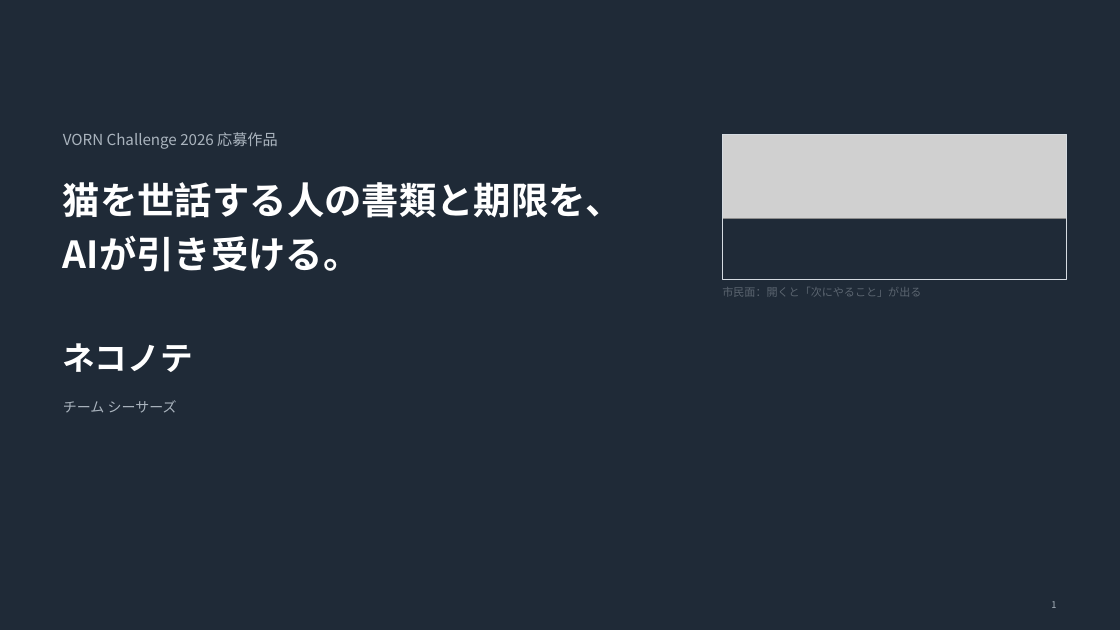
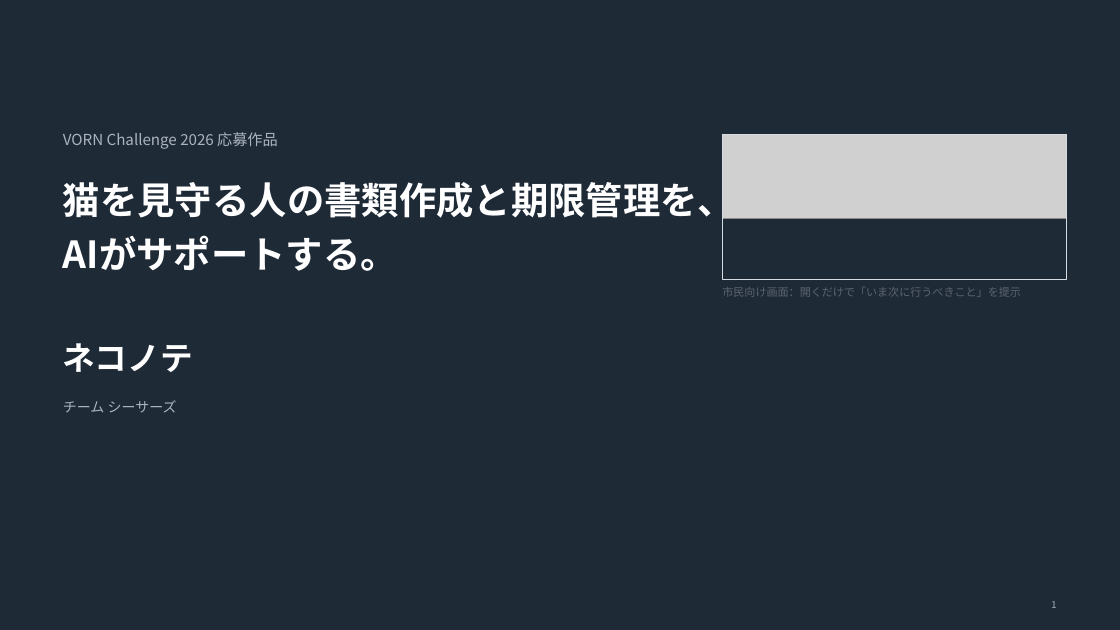
Before and after one commit to tsurutontan634/VORN, a slide deck: slide 1 of docs/deck3/nekonote_VORN2026.pptx. Drawn at 1120x630 pixels with LibreOffice and Linux fonts; fonts in the diff are those of the drawing; grey boxes stand for pictures. Boxes give left, top, right and bottom in pixels: in the first picture for what was removed or moved away, otherwise in the second. Text is boxed around its words. In the diff, an @@ line names an element or a change of style, - is before the commit and + after.

```diff
--- a/docs/deck3/nekonote_VORN2026.pptx
+++ b/docs/deck3/nekonote_VORN2026.pptx
@@ text at [63, 176, 735, 271]: text changed @@
-猫を世話する人の書類と期限を、
-AIが引き受ける。
+猫を見守る人の書類作成と期限管理を、
+AIがサポートする。
@@ text at [722, 287, 1021, 297]: text changed @@
-市民面：開くと「次にやること」が出る
+市民向け画面：開くだけで「いま次に行うべきこと」を提示
```
Also in this commit, not shown: 17 other slides changed, 5 other files.
